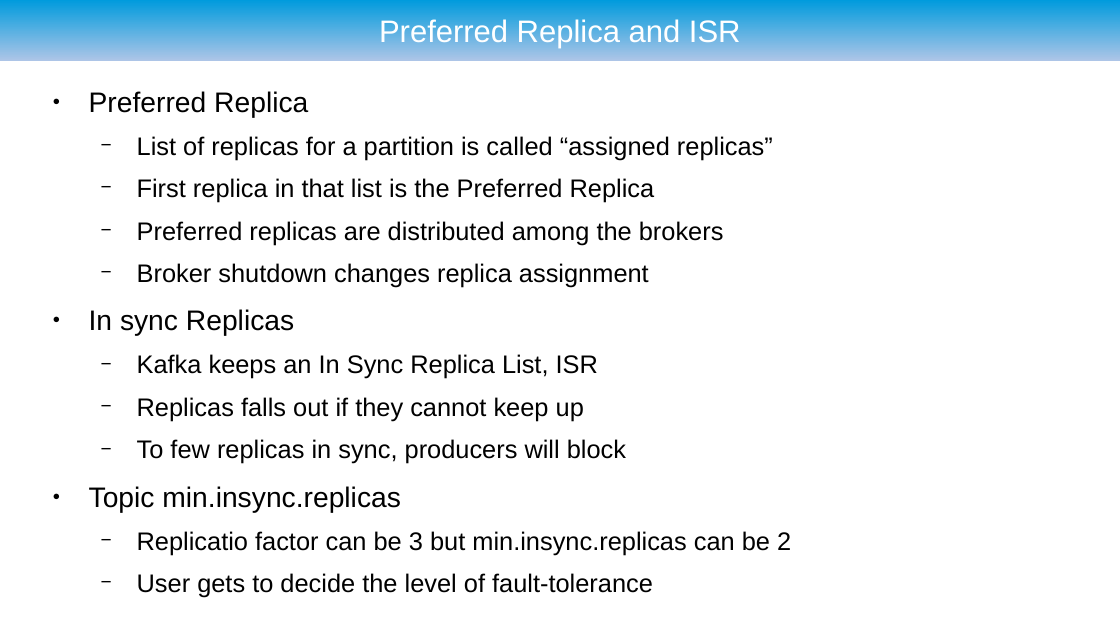
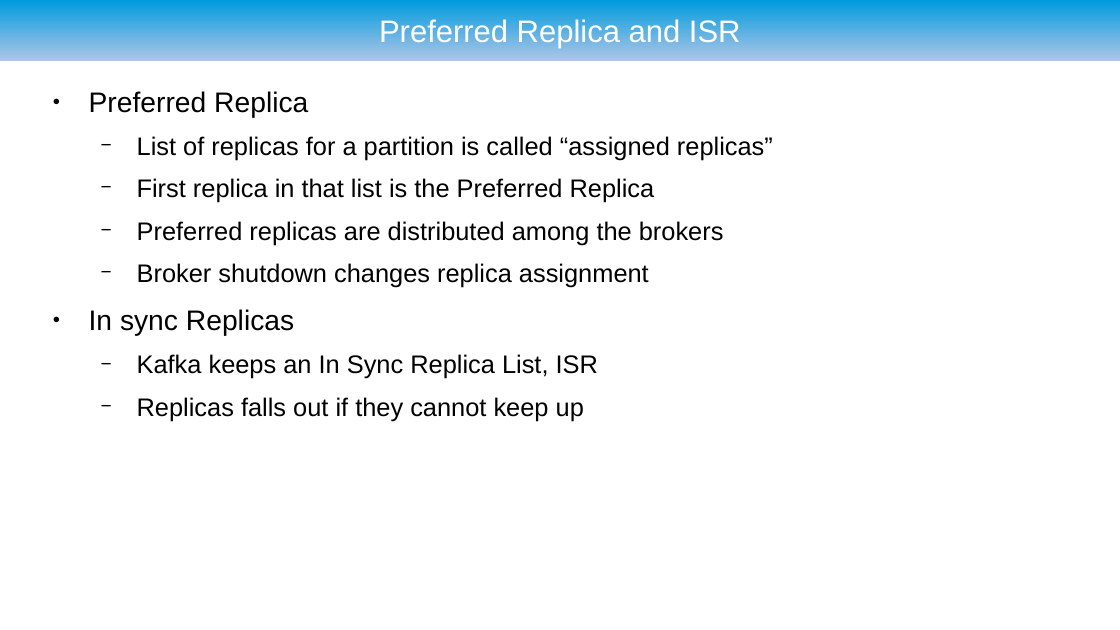
Before and after one commit to ryzlab/kafka-kompetensdag, a slide deck: slide 25 of doc/presentation.odp (slide 26 before the commit). Drawn at 1120x630 pixels with LibreOffice and Linux fonts; fonts in the diff are those of the drawing; background and template pictures are left out. Boxes give left, top, right and bottom in pixels: in the first picture for what was removed or moved away, otherwise in the second. Text is boxed around its words. In the diff, an @@ line names an element or a change of style, - is before the commit and + after.

```diff
--- a/doc/presentation.odp
+++ b/doc/presentation.odp
@@ text at [89,439,791,598]: paragraphs removed @@
-  − To few replicas in sync, producers will block
-● Topic min.insync.replicas
-  − Replicatio factor can be 3 but min.insync.replicas can be 2
-  − User gets to decide the level of fault-tolerance
```
Also in this commit, not shown: 11 other slides changed, 5 slides added.
